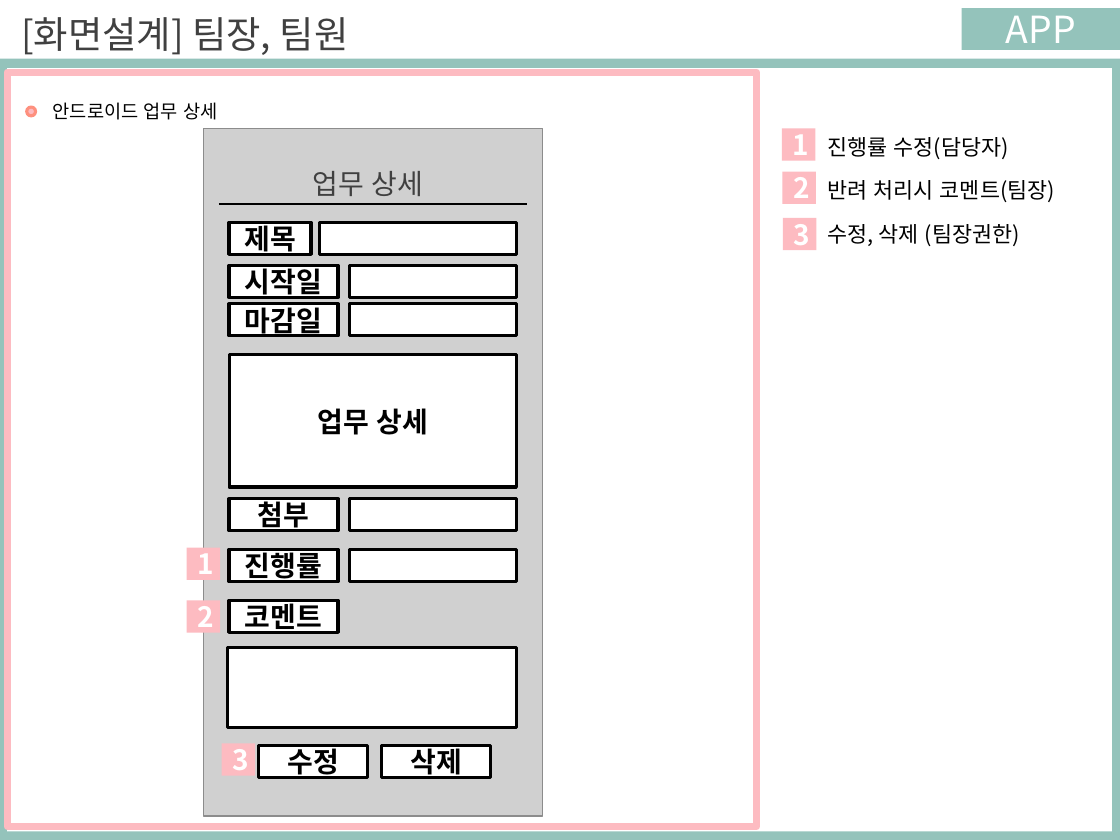
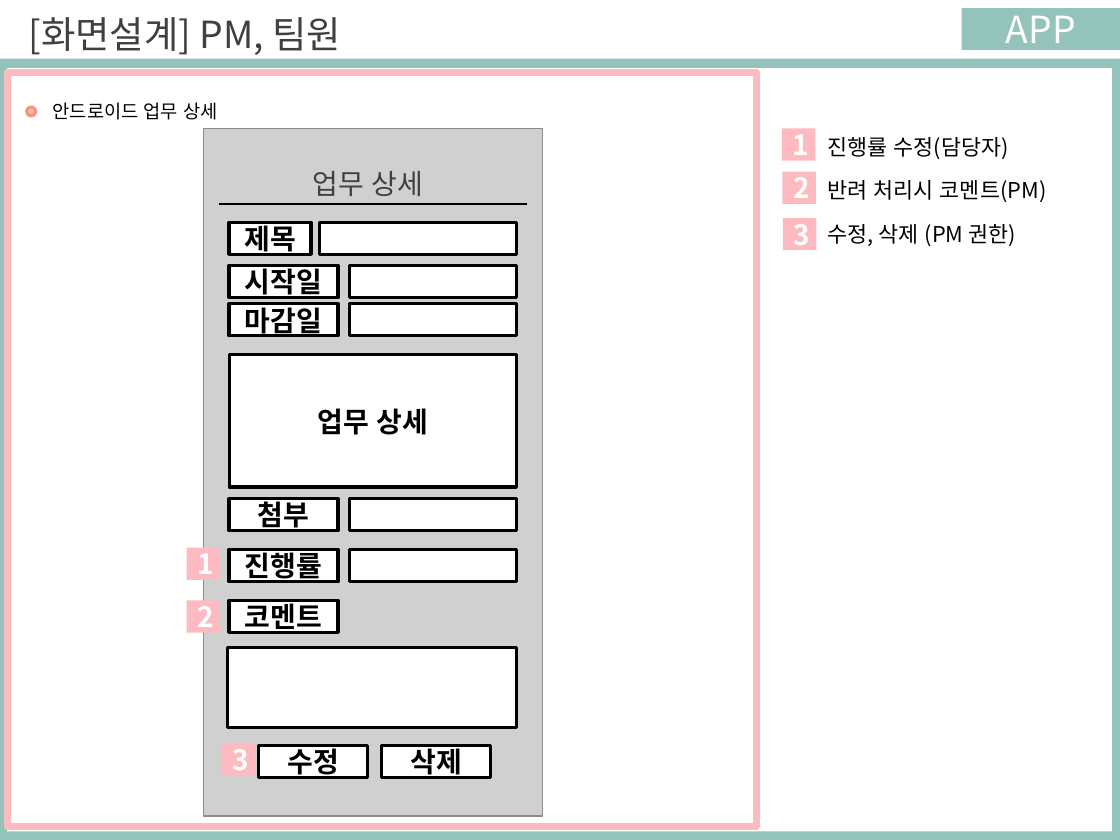
Before and after one commit to ezenteam03/project06, a slide deck: slide 5 of WebContent/lyh/0508 이연학 (수정).pptx. Drawn at 1120x840 pixels with LibreOffice and Linux fonts; fonts in the diff are those of the drawing; grey boxes stand for pictures. Boxes give left, top, right and bottom in pixels: in the first picture for what was removed or moved away, otherwise in the second. Text is boxed around its words. In the diff, an @@ line names an element or a change of style, - is before the commit and + after.

```diff
--- a/WebContent/lyh/0508 이연학 (수정).pptx
+++ b/WebContent/lyh/0508 이연학 (수정).pptx
@@ text at (29,17,341,55): text changed @@
-[화면설계] 팀장, 팀원
+[화면설계] PM, 팀원
@@ text at (827,180,1047,202): text changed @@
-반려 처리시 코멘트(팀장)
+반려 처리시 코멘트(PM)
@@ text at (827,224,1017,246): text changed @@
-수정, 삭제 (팀장권한)
+수정, 삭제 (PM 권한)
```
Also in this commit, not shown: 4 other slides changed, 5 other files.
